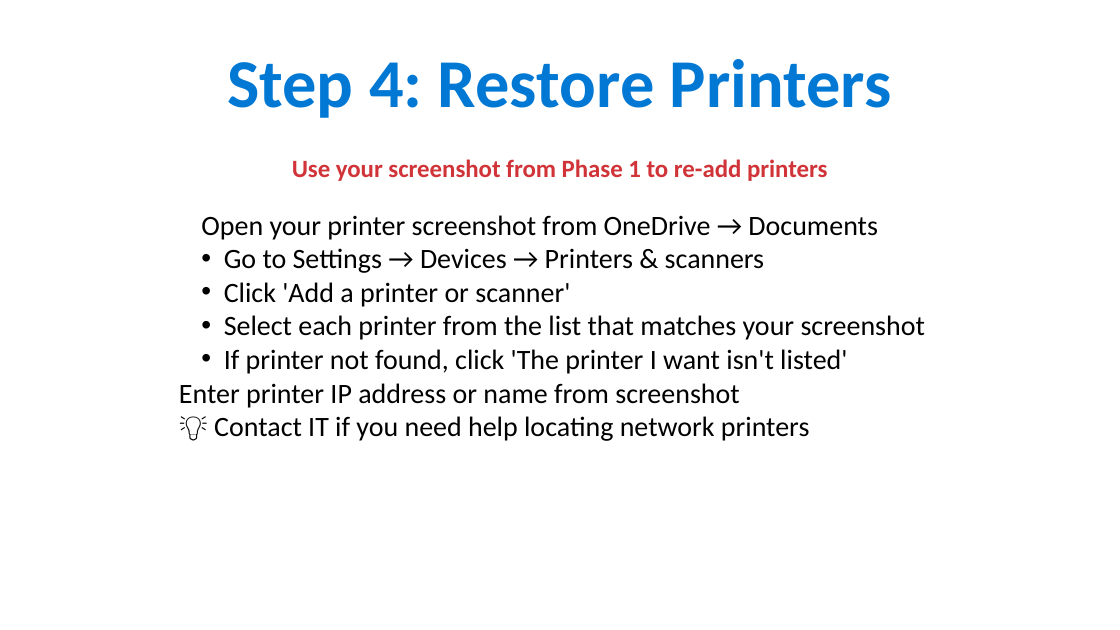
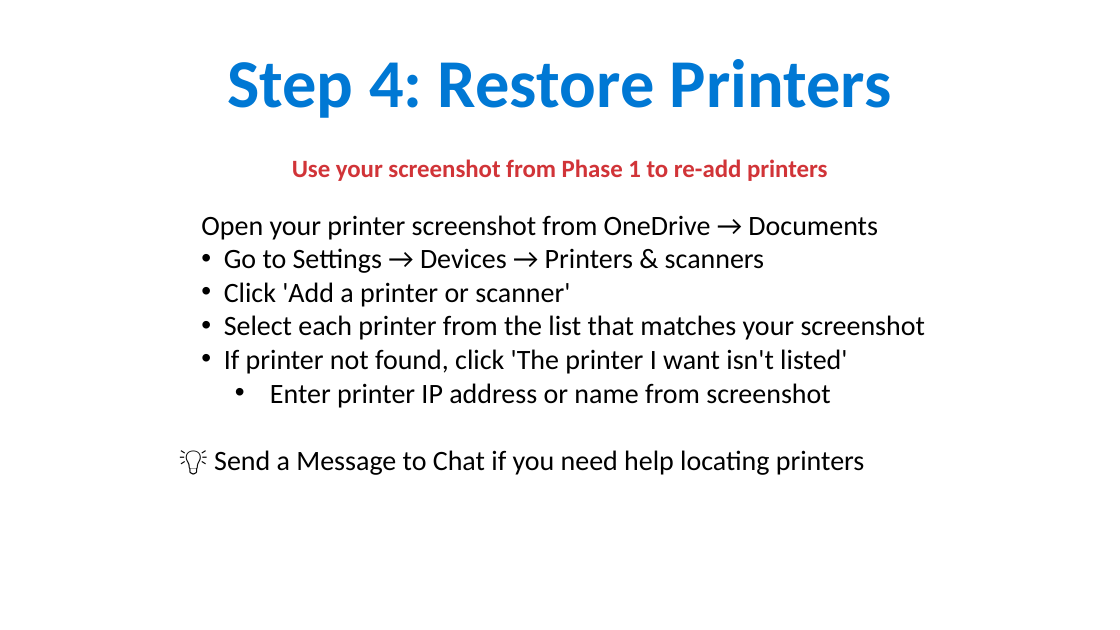
Before and after one commit to ipsghonline/tmp, a slide deck: slide 29 of presentation/Phase1-Backup-Guide.pptx (slide 27 before the commit). Drawn at 1120x630 pixels with LibreOffice and Linux fonts; fonts in the diff are those of the drawing. Boxes give left, top, right and bottom in pixels: in the first picture for what was removed or moved away, otherwise in the second. Text is boxed around its words. In the diff, an @@ line names an element or a change of style, - is before the commit and + after.

```diff
--- a/presentation/Phase1-Backup-Guide.pptx
+++ b/presentation/Phase1-Backup-Guide.pptx
@@ text at (x1=270, y1=383, x2=830, y2=408): bullet none to •; list level 1 to 2 in "Enter printer IP address or ..." @@
@@ text at (x1=214, y1=450, x2=865, y2=475): text changed @@
-💡 Contact IT if you need help locating network printers
+💡 Send a Message to Chat if you need help locating printers
```
Also in this commit, not shown: 3 other slides changed, 3 slides added.
